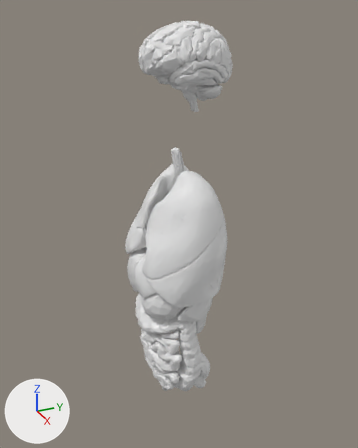
The glTF model public/modelli/organi.glb as it was, and as the next commit left it.
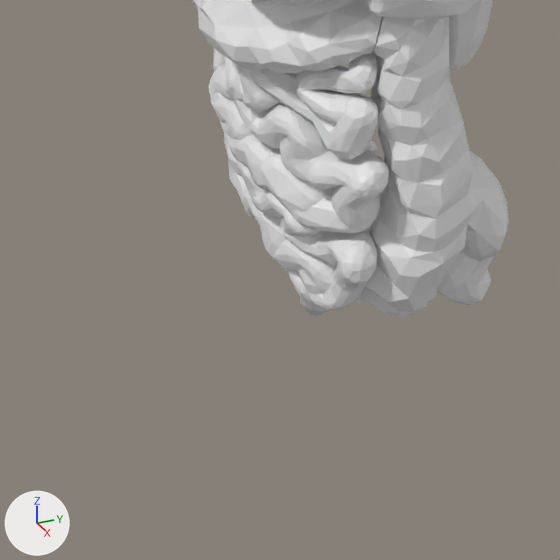
Each version appears first whole from a 50 mm lens placed at (0.88, -0.489, 1.669), pointed at (-0.024, -0.083, 1.217), and next in a close-up on the part from 26% to 62% of the width and 71% to 100% of the height. Arrows for +X, +Y and +Z are at lower left; the lights stay in place. The first two pictures are the older version. Where no turn or scale is listed for an object, it has been applied to the vertices.

Names of what the first close-up shows: 'FJ2561', 'FJ2567', 'FJ2571', 'FJ2572', 'FJ2575', 'FJ2605', 'FJ2607', 'FJ2608', 'FJ2610', 'FJ2623', 'FJ2628', 'FJ3145' and 26 more.
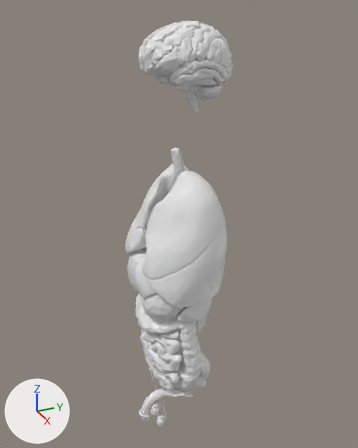
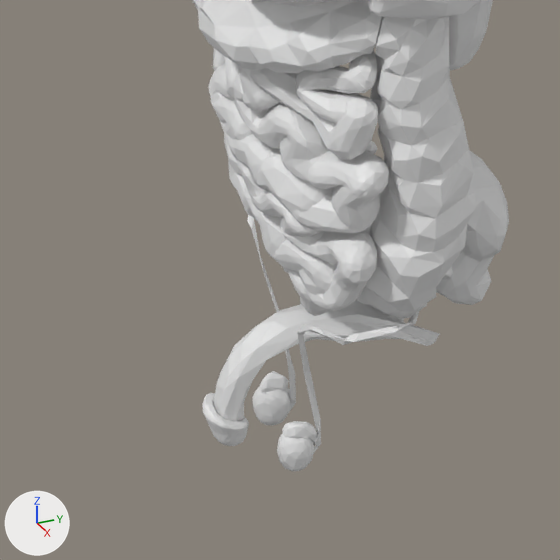
Location of each change, [x1, y1, x2, y2] in pixels of the close-ups (560 x 560 px):
'FJ3132', added: after [213, 300, 440, 422]
'FJ3135', added: after [298, 311, 419, 454]
'FJ3134', added: after [202, 393, 249, 446]
'FJ3142', added: after [252, 386, 290, 426]
'FJ3138', added: after [277, 433, 314, 472]
'FJ3140', added (mostly hidden): after [247, 215, 296, 412]
'FJ3136', added: after [282, 421, 317, 445]
'FJ3141', added: after [260, 371, 289, 393]
'FJ3133', added (mostly hidden): after [316, 308, 404, 342]

The change, as a list of edits to the scene's bpy script:
```text
Add me_fj3142:
    me_fj3142.from_pydata(...)  # 108 vertices, 212 faces; spans x -0.0102..0.0102, y -0.0111..0.0111, z -0.0142..0.0142
Add me_fj3141:
    me_fj3141.from_pydata(...)  # 36 vertices, 72 faces; spans x -0.0047..0.0047, y -0.0096..0.0096, z -0.0121..0.0121
Add me_fj3140:
    me_fj3140.from_pydata(...)  # 62 vertices, 123 faces; spans x -0.039..0.039, y -0.05..0.05, z -0.083..0.083
Add me_fj3138:
    me_fj3138.from_pydata(...)  # 105 vertices, 206 faces; spans x -0.01..0.01, y -0.0111..0.0111, z -0.0145..0.0145
Add me_fj3136:
    me_fj3136.from_pydata(...)  # 75 vertices, 146 faces; spans x -0.0054..0.0054, y -0.0101..0.0101, z -0.0129..0.0129
Add me_fj3135:
    me_fj3135.from_pydata(...)  # 67 vertices, 132 faces; spans x -0.05..0.05, y -0.051..0.051, z -0.081..0.081
Add me_fj3134:
    me_fj3134.from_pydata(...)  # 237 vertices, 474 faces; spans x -0.0148..0.0148, y -0.0123..0.0123, z -0.0151..0.0151
Add me_fj3133:
    me_fj3133.from_pydata(...)  # 75 vertices, 146 faces; spans x -0.0106..0.0106, y -0.0559..0.0559, z -0.0354..0.0354
Add me_fj3132:
    me_fj3132.from_pydata(...)  # 105 vertices, 206 faces; spans x -0.0312..0.0312, y -0.0652..0.0652, z -0.0399..0.0399
Add ob_fj3142:
    ob_fj3142 = bpy.data.objects.new('FJ3142', me_fj3142)
    ob_fj3142.location = (-0.0207, -0.1523, 0.7048)
Add ob_fj3141:
    ob_fj3141 = bpy.data.objects.new('FJ3141', me_fj3141)
    ob_fj3141.location = (-0.0214, -0.1498, 0.7128)
Add ob_fj3140:
    ob_fj3140 = bpy.data.objects.new('FJ3140', me_fj3140)
    ob_fj3140.location = (-0.0444, -0.1039, 0.7776)
Add ob_fj3138:
    ob_fj3138 = bpy.data.objects.new('FJ3138', me_fj3138)
    ob_fj3138.location = (0.0175, -0.1524, 0.7042)
Add ob_fj3136:
    ob_fj3136 = bpy.data.objects.new('FJ3136', me_fj3136)
    ob_fj3136.location = (0.0184, -0.1495, 0.7121)
Add ob_fj3135:
    ob_fj3135 = bpy.data.objects.new('FJ3135', me_fj3135)
    ob_fj3135.location = (0.0527, -0.1034, 0.7768)
Add ob_fj3134:
    ob_fj3134 = bpy.data.objects.new('FJ3134', me_fj3134)
    ob_fj3134.location = (-0.0007, -0.1885, 0.7228)
Add ob_fj3133:
    ob_fj3133 = bpy.data.objects.new('FJ3133', me_fj3133)
    ob_fj3133.location = (-0.0006, -0.131, 0.7446)
Add ob_fj3132:
    ob_fj3132 = bpy.data.objects.new('FJ3132', me_fj3132)
    ob_fj3132.location = (-0.0008, -0.1298, 0.7487)
```
